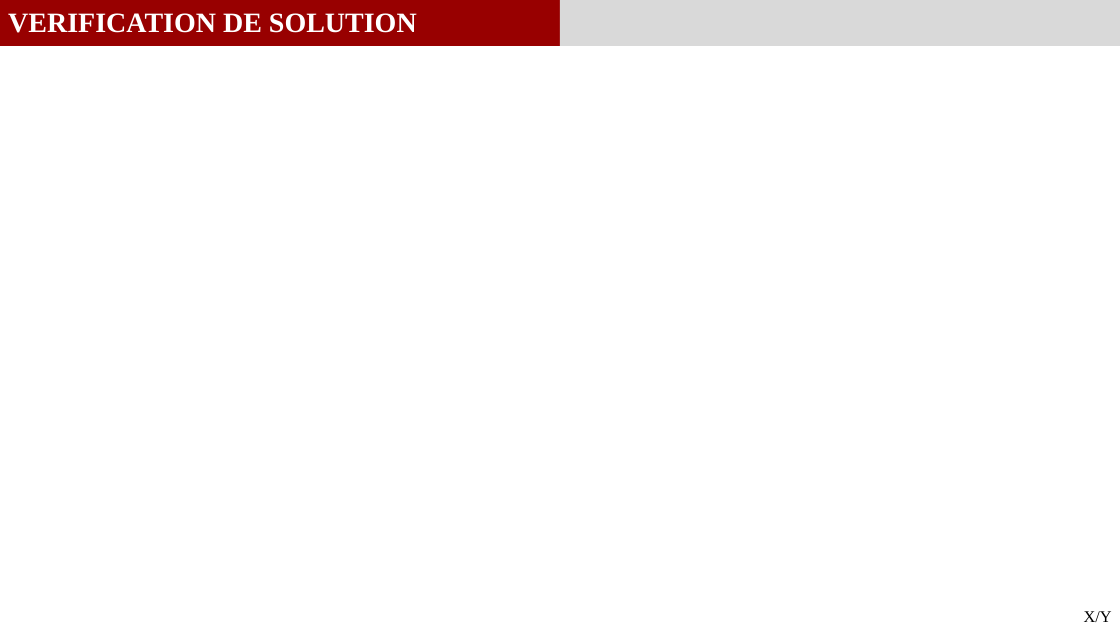
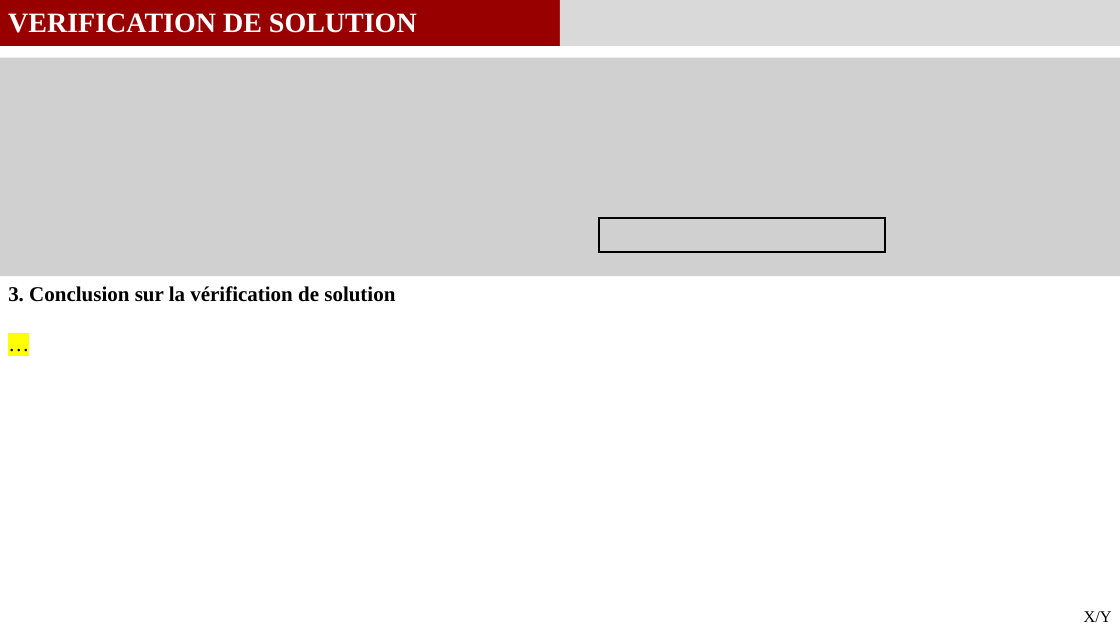
Before and after one commit to GauthierBRUNEL/MEC8211_projet, a slide deck: slide 10 of 03_Rapport/Rapport_Projet.pptx (slide 7 before the commit). Drawn at 1120x630 pixels with LibreOffice and Linux fonts; fonts in the diff are those of the drawing; grey boxes stand for pictures. Boxes give left, top, right and bottom in pixels: in the first picture for what was removed or moved away, otherwise in the second. Text is boxed around its words. In the diff, an @@ line names an element or a change of style, - is before the commit and + after.

Commit message:
MaJ pp - Verif solution

```diff
--- a/03_Rapport/Rapport_Projet.pptx
+++ b/03_Rapport/Rapport_Projet.pptx
@@ picture added at (0,58,1120,276) @@
@@ rectangle added at (599,218,885,252), outline #000000 1.5 pt @@
@@ text added at (8,286,395,302), 18 pt, text #000000, bold @@
+3. Conclusion sur la vérification de solution
+…
```
Also in this commit, not shown: 5 other slides changed, 3 slides added, 1 other file.
